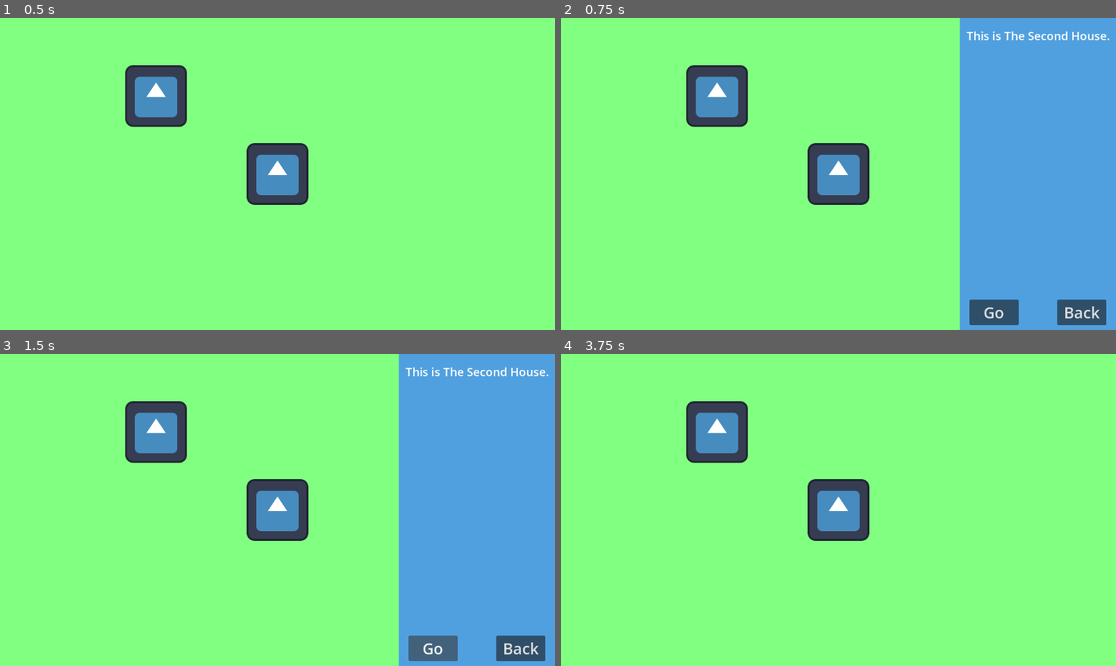
Above: before the commit, frames 1-4 (two rows, left to right).
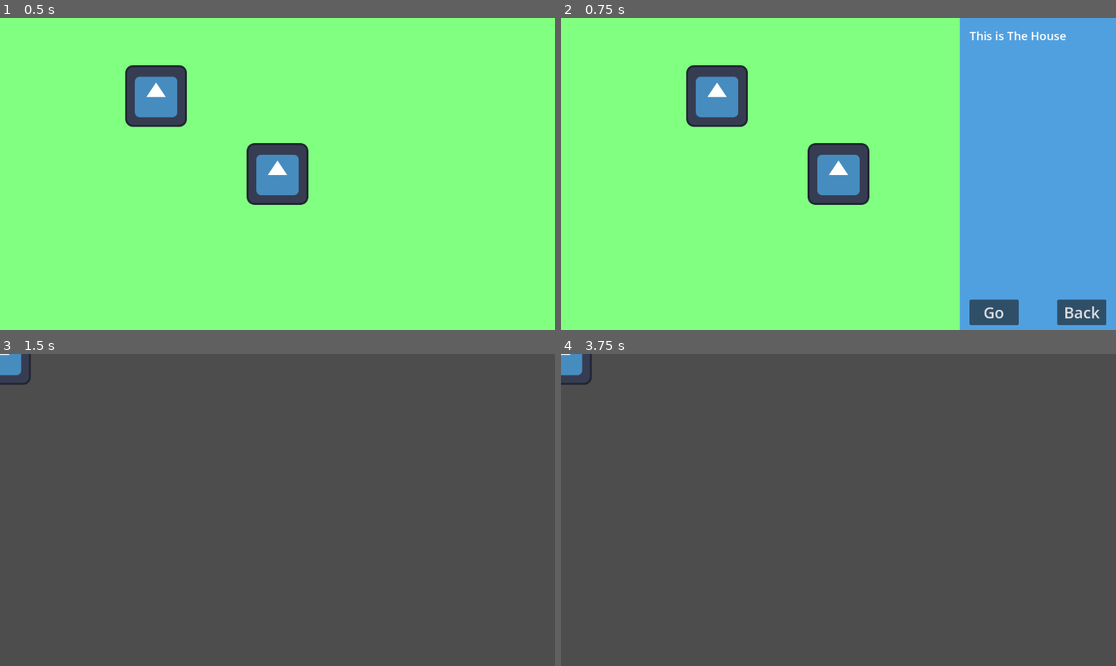
Above: after the commit, the same moments.

Repository: DronIgo/Siberian-Game-Jam-2026
Game: Godot game, scene res://Hub/hub.tscn
Same seed, same stepped clock (60 frames per second), same inputs: the game is played once before the commit and once after it. The engine's default icon, where the game draws it, is replaced by a stand-in: a white triangle on a blue panel in a dark square.
Inputs (mouse positions are in pixels of both pictures, inside the frame that each line leads up to):
- Up to frame 1 (0.5 s): no input
- Up to frame 2 (0.75 s): tap Enter at 0.5 s; move the mouse to (716, 96) at 0.52 s; click (716, 96) at 0.67 s
- Up to frame 3 (1.5 s): click "Go" at 1.25 s
- Up to frame 4 (3.75 s): click (993, 647) at 2 s, where only the run before the commit has a clickable "Go"; click (993, 647) at 2.75 s, where only the run before the commit has a clickable "Go"; click (1082, 647) at 3.5 s, where only the run before the commit has a clickable "Back"

Frame 1 is identical in both runs. In frame 2, 0.4% of the frame differs, in the area x 73-99%, y 4-8%; in frame 3, 98%, in the area x 0-100%, y 0-100%; in frame 4, 98%.

Commit message:
hub -> shop transition

Diff:
--- /dev/null
+++ b/Hub/BuildingInfo.gd
@@ -0,0 +1,12 @@
+class_name BuildingInfo
+
+extends Node
+
+var id: String
+var building_name: String
+var scene_name: String
+
+func _init(_id: String, _building_name: String, _scene_name: String) -> void:
+	id = _id
+	building_name = _building_name
+	scene_name = _scene_name
--- /dev/null
+++ b/Hub/CityStateHolder.gd
@@ -0,0 +1,6 @@
+extends Node
+
+var buildings:  Dictionary = {
+	"shop": BuildingInfo.new("shop", "This is The Shop", "res://Shop/shop.tscn"),
+	"house": BuildingInfo.new("house", "This is The House", "res://Hub/building.tscn")
+}
--- a/Hub/Hub.gd
+++ b/Hub/Hub.gd
@@ -7,17 +7,13 @@
 
 var _current_building_id: String = ""
 
-var _buildings_info: Dictionary = {
-	"house_0": "This is The First House.",
-	"house_1": "This is The Second House."
-}
-
 func _ready() -> void:
 	_building_info_rect.hide()
 	HubEventBus.building_selected.connect(_try_select_building)
 
 func _on_go_button_pressed() -> void:
-	print(_current_building_id)
+	var building: BuildingInfo = _get_building_info(_current_building_id)
+	get_tree().change_scene_to_file(building.scene_name)
 
 func _on_back_button_pressed() -> void:
 	HubEventBus.building_unselected.emit(_current_building_id)
@@ -28,8 +24,9 @@
 	if _building_info_rect.visible:
 		return
 	_building_info_rect.show()
-	_building_info_label.text = _get_building_info(id)
+	var building: BuildingInfo = _get_building_info(id)
+	_building_info_label.text = building.building_name
 	_current_building_id = id
 
-func _get_building_info(id: String) -> String:
-	return _buildings_info[id]
+func _get_building_info(id: String) -> BuildingInfo:
+	return CityStateHolder.buildings[id]
--- a/Hub/hub.tscn
+++ b/Hub/hub.tscn
@@ -15,14 +15,14 @@
 mouse_filter = 1
 color = Color(0.5019608, 1, 0.5019608, 1)
 
-[node name="House1" parent="." unique_id=523529509 instance=ExtResource("1_vh6jp")]
+[node name="House" parent="." unique_id=523529509 instance=ExtResource("1_vh6jp")]
 offset_left = 324.0
 offset_top = 162.0
 offset_right = 324.0
 offset_bottom = 162.0
-id = "house_1"
+id = "house"
 
-[node name="House0" parent="." unique_id=711563378 instance=ExtResource("1_vh6jp")]
+[node name="Shop" parent="." unique_id=711563378 instance=ExtResource("1_vh6jp")]
 anchors_preset = 8
 anchor_left = 0.5
 anchor_top = 0.5
@@ -30,7 +30,7 @@
 anchor_bottom = 0.5
 grow_horizontal = 2
 grow_vertical = 2
-id = "house_0"
+id = "shop"
 
 [node name="BuildingInfoRect" type="ColorRect" parent="." unique_id=1653616954]
 anchors_preset = 1
--- a/project.godot
+++ b/project.godot
@@ -19,6 +19,7 @@
 
 HubEventBus="*uid://u5ws3nhfif5a"
 ShopStateHolder="*uid://dcivgxgj5hbc7"
+CityStateHolder="*uid://em4we5gfwk22"
 
 [physics]
 
Not shown, added: Hub/BuildingInfo.gd.uid
Not shown, added: Hub/CityStateHolder.gd.uid
